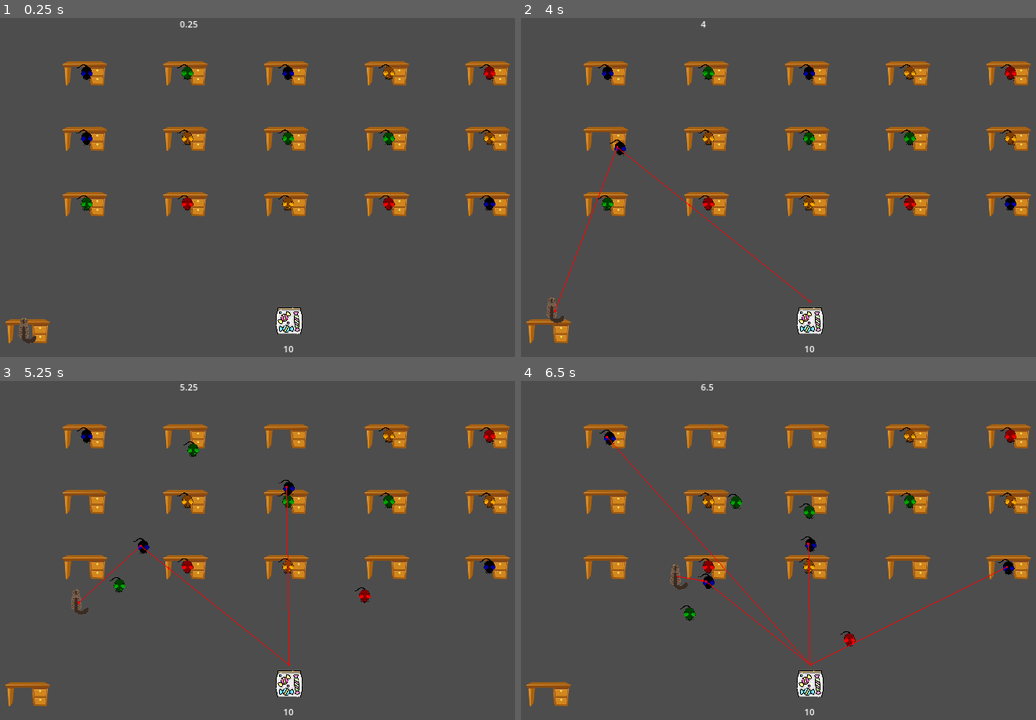
Above: before the commit, frames 1-4 (two rows, left to right).
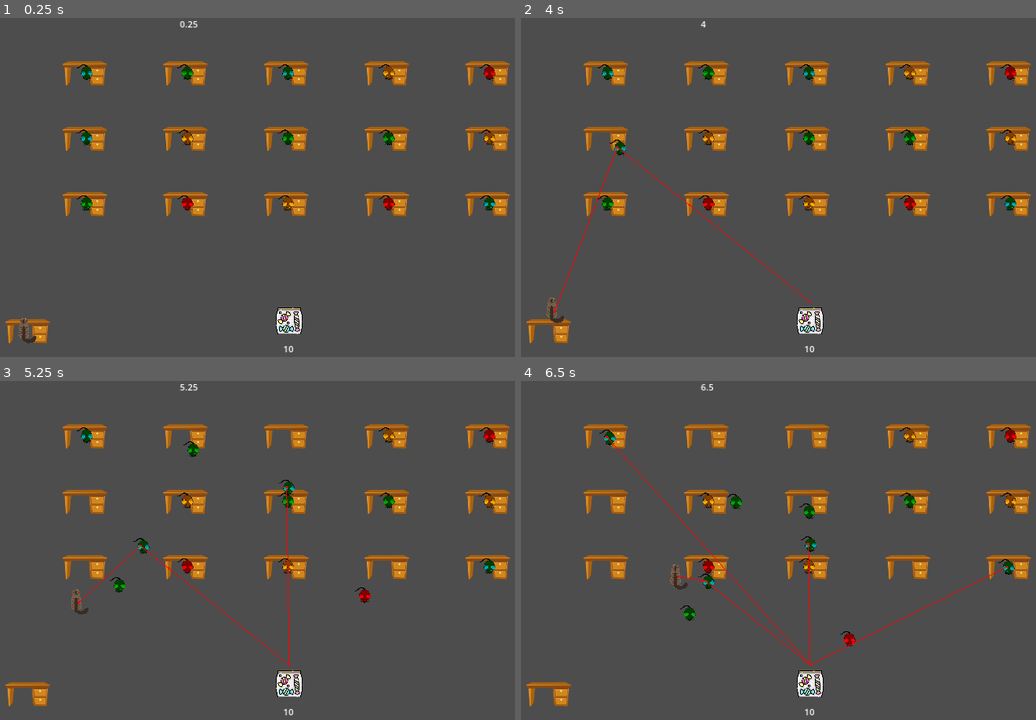
Above: after the commit, the same moments.

Repository: Mateusz-Birembaut/POA_SMA
Game: Godot game, scene res://src/main.tscn
Same seed, same stepped clock (60 frames per second), same inputs: the game is played once before the commit and once after it.
Inputs (mouse positions are in pixels of both pictures, inside the frame that each line leads up to):
- Up to frame 1 (0.25 s): no input
- Up to frame 2 (4 s): move the mouse to (948, 177) at 0.52 s; hold Right (ui_right) 0.53-1.28 s; move the mouse to (685, 211) at 1.27 s; hold Down (ui_down) 1.28-2.03 s; move the mouse to (871, 116) at 2.02 s; hold Right (ui_right) 2.03-2.78 s; move the mouse to (778, 265) at 2.77 s; hold Up (ui_up) 2.78-3.53 s; move the mouse to (999, 248) at 3.52 s; hold Left (ui_left) from 3.53 s (still down)
- Up to frame 3 (5.25 s): move the mouse to (103, 503) at 4.27 s; move the mouse to (319, 557) at 5.02 s; release Left (ui_left) at 5.03 s; hold Down (ui_down) from 5.03 s (still down)
- Up to frame 4 (6.5 s): move the mouse to (716, 469) at 5.77 s; release Down (ui_down) at 5.78 s; hold Right (ui_right) from 5.78 s (still down)

The runs differ from the first frame. In frame 1, 0.2% of the frame differs, in the area x 15-97%, y 14-57%; in frame 2, 0.2%; in frame 3, 0.2%; in frame 4, 0.2%.

Commit message:
fonction debug

Diff:
--- a/src/environment.gd
+++ b/src/environment.gd
@@ -80,14 +80,9 @@
 	return nb_ready
 
 
-func signal_go() -> void :
+func signal_friends_go(strategy :Student.Strategies) -> void :
 	for student in students:
-		if student.state == Agent.States.READY and student.strategy == Student.Strategies.GROUP:
-			student.state = Agent.States.LEAVE
-
-func signal_friends_go() -> void :
-	for student in students:
-		if student.state == Agent.States.READY and student.strategy == Student.Strategies.LURE:
+		if student.state == Agent.States.READY and student.strategy == strategy:
 			student.state = Agent.States.LEAVE
 
 
@@ -111,3 +106,7 @@
 			students[rand_index].strategy = Student.Strategies.LURE
 			students[rand_index].sprite.modulate = Color(1, 0, 0)
 			return
+
+func debug_print(name: StringName, text: String) -> void:
+	if DEBUG:
+		print(name, text)
--- a/src/prof.gd
+++ b/src/prof.gd
@@ -26,9 +26,9 @@
 				nav.target_position = student_to_chase.position
 				look_towards(nav.get_next_path_position())
 				if (position - student_to_chase.position).length() <= 40:
-					print(name, " renvoit un élève au travail")
+					env.debug_print(name, " renvoit un élève au travail")
 					student_to_chase.send_to_work()
-					print(name, " passe à l'état COMEBACK")
+					env.debug_print(name, " passe à l'état COMEBACK")
 					state = States.COMEBACK
 
 		States.COMEBACK:
@@ -40,7 +40,7 @@
 			if (position - initial_position).length() <= 5:
 				nav.target_position = Vector2()
 				velocity = Vector2()
-				print(name, " passe à l'état WORK")
+				env.debug_print(name, " passe à l'état WORK")
 				state = States.WORK
 			check_students()
 
@@ -59,43 +59,9 @@
 	else:
 		super._physics_process(delta)
 
-
-#func check_students() -> void:
-	#student_to_chase = null
-	#var shortest_distance := INF
-	#var distance : float
-	#for student in env.students:
-		#distance = (student.position - env.candies.position).length()
-		#if distance < 100 and distance < shortest_distance:
-			#print("a student is not working !!!!!")
-			#shortest_distance = distance
-			#student_to_chase = student
-			#print(name, " passe à l'état CHASE")
-			#state = States.CHASE
-
-
 func check_students() -> void:
-	#if student_to_chase == null:
 		student_to_chase = env.get_closest_student_to_candies()
 		if student_to_chase != null:
-			print("a student is not working !!!!!")
-			print(name, " passe à l'état CHASE")
+			env.debug_print(name, " a student is not working !!!!!")
+			env.debug_print(name, " passe à l'état CHASE")
 			state = States.CHASE
-
-
-func see() -> void:
-	# get la position de l'eleve le plus proche des bonbons qui soit parti
-
-	#if studentPosition != null :
-		# state = CHASE
-	#else:
-		#if position == initial_position :
-			#state = WORK
-		#else :
-			#state = COMEBACK
-
-	pass
-
-
-func action() -> void:
-	pass
--- a/src/student.gd
+++ b/src/student.gd
@@ -23,8 +23,7 @@
 		print(name, " strategy : ", strategy)
 		print(name, " interval : ", interval)
 	if strategy == Strategies.NONE :
-		print("ici")
-		sprite.modulate = Color(0, 0, 1)
+		sprite.modulate = Color(0, 1, 1)
 	elif strategy ==  Strategies.LURE:
 		sprite.modulate = Color(1, 0, 0)
 	elif strategy ==  Strategies.GROUP:
@@ -35,7 +34,7 @@
 func _process(delta: float) -> void:
 	if time_since_last_interval >= interval:
 		if strategy == Strategies.GROUP:
-			print(name, " passe à l'état READY")
+			env.debug_print(name, " passe à l'état READY")
 			state = States.READY
 			time_since_last_interval = 0
 
@@ -53,7 +52,7 @@
 			time_since_last_interval = 0
 
 		else :
-			print(name, " passe à l'état LEAVE")
+			env.debug_print(name, " passe à l'état LEAVE")
 			state = States.LEAVE
 			time_since_last_interval = 0
 
@@ -61,7 +60,7 @@
 		States.READY:
 			time_since_last_interval += delta
 			if(env.get_number_ready_student() >= prefered_group_size):
-				env.signal_go()
+				env.signal_friends_go(strategy)
 
 		States.WORK:
 			time_since_last_interval += delta
@@ -79,7 +78,7 @@
 			if (position - env.candies.position).length() <= 50:
 				nav.target_position = Vector2()
 				velocity = Vector2()
-				print(name, " passe à l'état COLLECT")
+				env.debug_print(name, " passe à l'état COLLECT")
 				state = States.COLLECT
 
 		States.COMEBACK:
@@ -91,18 +90,18 @@
 			if (position - initial_position).length() <= 5:
 				nav.target_position = Vector2()
 				velocity = Vector2()
-				print(name, " passe à l'état WORK")
+				env.debug_print(name," passe à l'état WORK")
 				state = States.WORK
 
 		States.COLLECT:
 			env.update_score()
-			print(" prend un bonbon")
+			env.debug_print(name," prend un bonbon")
 			state = States.COMEBACK
 
 
 func send_to_work() -> void:
 	lure = false
-	print(name, " passe à l'état COMEBACK")
+	env.debug_print(name," passe à l'état COMEBACK")
 	state = States.COMEBACK
 
 
@@ -143,7 +142,7 @@
 			if distance_from_candies <= 100:
 				look_towards(env.candies.position)
 			else:
-				env.signal_friends_go()
+				env.signal_friends_go(strategy)
 				var movement_position = position + direction_away_from_prof
 				look_towards(movement_position)
 		else:
@@ -155,21 +154,3 @@
 			look_towards(direction)
 		else :
 			look_towards(env.candies.position)
-
-
-func see() -> void:
-	## get la position de l'eleve le plus proche des bonbons qui soit parti
-
-	## si position => déplacer vers l'eleve = CHASE
-	##if studentPosition != null :
-		## state = CHASE
-	##else:
-
-	## sinon =>
-		## si deja à la table STATE = WORK
-		## sinon revenir vers la table  STATE = COMEBACK
-	pass
-
-
-func action() -> void:
-	pass
